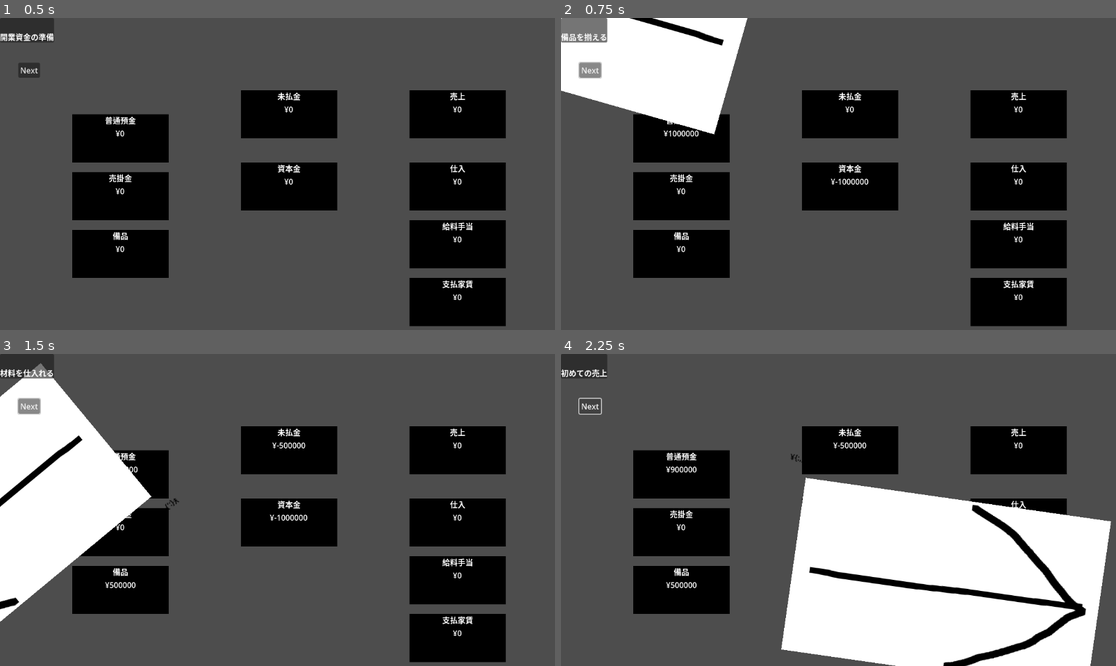
Above: before the commit, frames 1-4 (two rows, left to right).
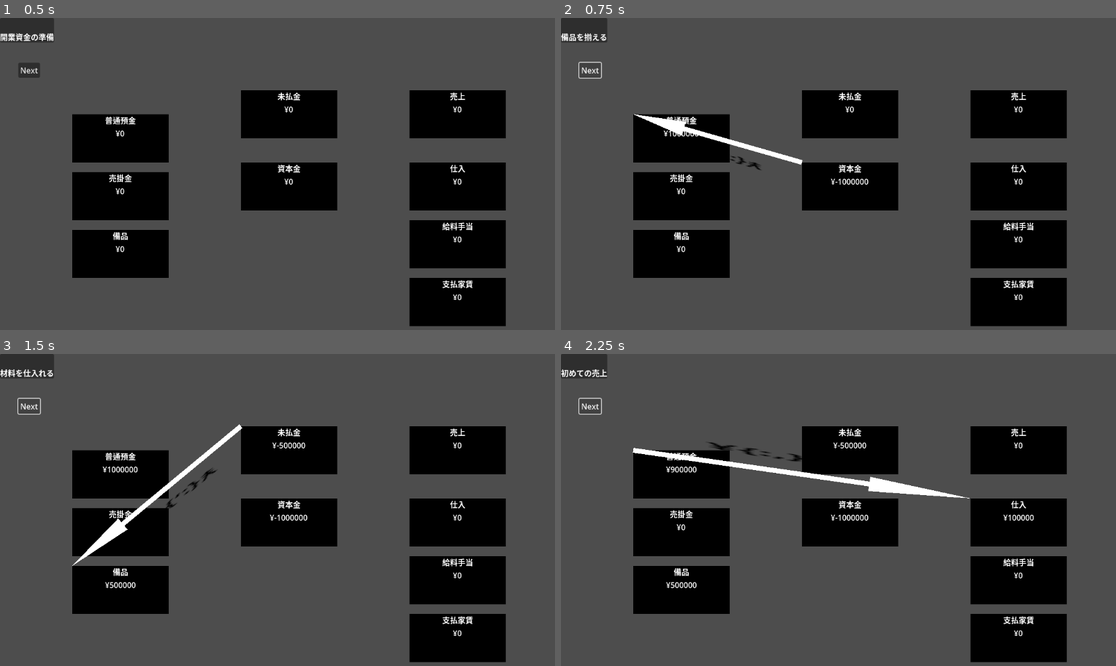
Above: after the commit, the same moments.

Repository: mjXmsdgh/BokiNodes
Game: Godot game, scene res://scenes/main.tscn
The game is run twice, just before and just after one commit, with the same random seed, the same clock (stepped at 60 frames per second) and the same inputs. The project has no main scene, so this scene is started directly.
Inputs:
- Up to frame 1 (0.5 s): no input
- Up to frame 2 (0.75 s): click "Next" at 0.5 s
- Up to frame 3 (1.5 s): click "Next" at 1.25 s
- Up to frame 4 (2.25 s): click "Next" at 2 s

Frame 1 is identical in both runs. In frame 2, 9.9% of the frame differs, in the area x 0-44%, y 0-49%; in frame 3, 13%; in frame 4, 29%, in the area x 12-100%, y 28-100%.

Commit message:
add arrow polygon
add arrow polygon

Diff:
--- a/bokinode/scenes/TransactionIndicator.tscn
+++ b/bokinode/scenes/TransactionIndicator.tscn
@@ -1,18 +1,13 @@
-[gd_scene load_steps=3 format=3 uid="uid://n1x7i2a7nfe0"]
+[gd_scene load_steps=2 format=3 uid="uid://n1x7i2a7nfe0"]
 
-[ext_resource type="Texture2D" uid="uid://c84xfhpc8comt" path="res://arrow.png" id="1_fdrrw"]
 [ext_resource type="Script" path="res://scripts/TransactionIndicator.gd" id="1_y7aeo"]
 
 [node name="TransactionIndicator" type="Node2D"]
 position = Vector2(-326, -196)
 script = ExtResource("1_y7aeo")
 
-[node name="TextureRect" type="TextureRect" parent="."]
-offset_left = 9.0
-offset_top = 6.0
-offset_right = 649.0
-offset_bottom = 366.0
-texture = ExtResource("1_fdrrw")
+[node name="Polygon2D" type="Polygon2D" parent="."]
+polygon = PackedVector2Array(50, 0, 20, -15, 20, -5, -50, -5, -50, 5, 20, 5, 20, 15)
 
 [node name="AmountLabel" type="Label" parent="."]
 modulate = Color(0, 0, 0, 1)
--- a/bokinode/scripts/main.gd
+++ b/bokinode/scripts/main.gd
@@ -121,14 +121,20 @@
 	var to_node = boki_nodes.get(transaction.to_account_id)
 
 	if from_node and to_node:
-		var from_pos = from_node.global_position
-		var to_pos = to_node.global_position
+		# 矢印の親(boki_node_container)からの相対位置を使用する
+		var from_pos = from_node.position
+		var to_pos = to_node.position
 
 		current_indicator = TransactionIndicatorScene.instantiate() as TransactionIndicator
 		boki_node_container.add_child(current_indicator)
 
-		current_indicator.global_position = from_pos.lerp(to_pos, 0.5) # 中間地点に配置
-		current_indicator.rotation = from_pos.angle_to_point(to_pos) # Toノードの方向に向ける
+		# 1. 位置: 2つのノードのちょうど真ん中に配置する
+		current_indicator.position = from_pos.lerp(to_pos, 0.5)
+		# 2. 角度: FromノードからToノードの方向に向ける
+		current_indicator.rotation = from_pos.angle_to_point(to_pos)
+		# 3. 長さ: 2点間の距離に合わせて矢印の長さを調整する
+		var distance = from_pos.distance_to(to_pos)
+		current_indicator.scale.x = distance / 100.0 # Polygon2Dの基本の長さ(100px)で割る
 		current_indicator.set_amount(transaction.amount) # 金額を設定
 
 
Not shown, added: memo.txt
